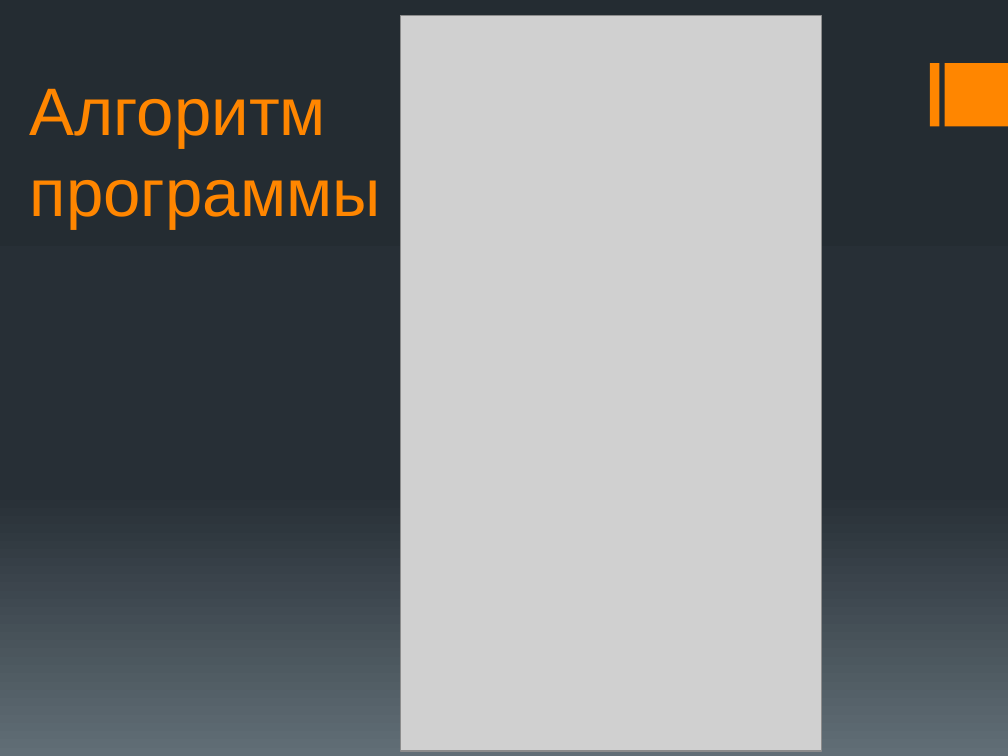
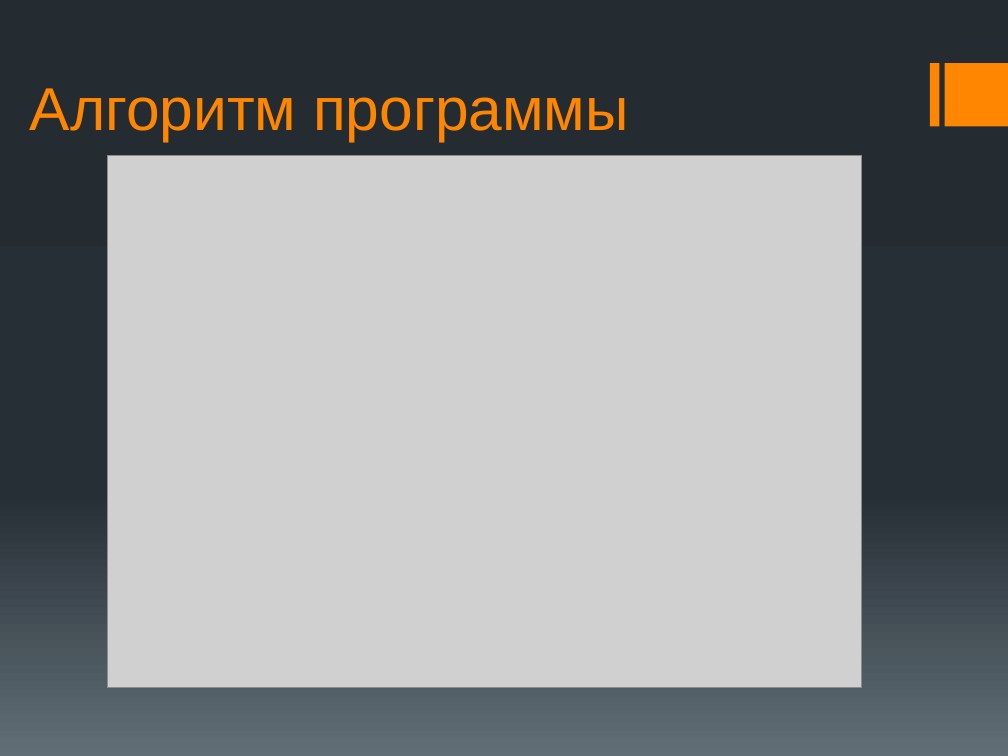
Before and after one commit to goitgroup6/Final-Project, a slide deck: slide 4 of presentetion.pptx. Drawn at 1008x756 pixels with LibreOffice and Linux fonts; fonts in the diff are those of the drawing; grey boxes stand for pictures. Boxes give left, top, right and bottom in pixels: in the first picture for what was removed or moved away, otherwise in the second. Text is boxed around its words. In the diff, an @@ line names an element or a change of style, - is before the commit and + after.

```diff
--- a/presentetion.pptx
+++ b/presentetion.pptx
@@ picture removed at (401,16,822,751) @@
@@ title "Алгоритм программы" at (30,88,629,141): size 48 to 43.2 pt @@
@@ picture added at (107,156,862,688) @@
```
Also in this commit, not shown: 2 slides added.
